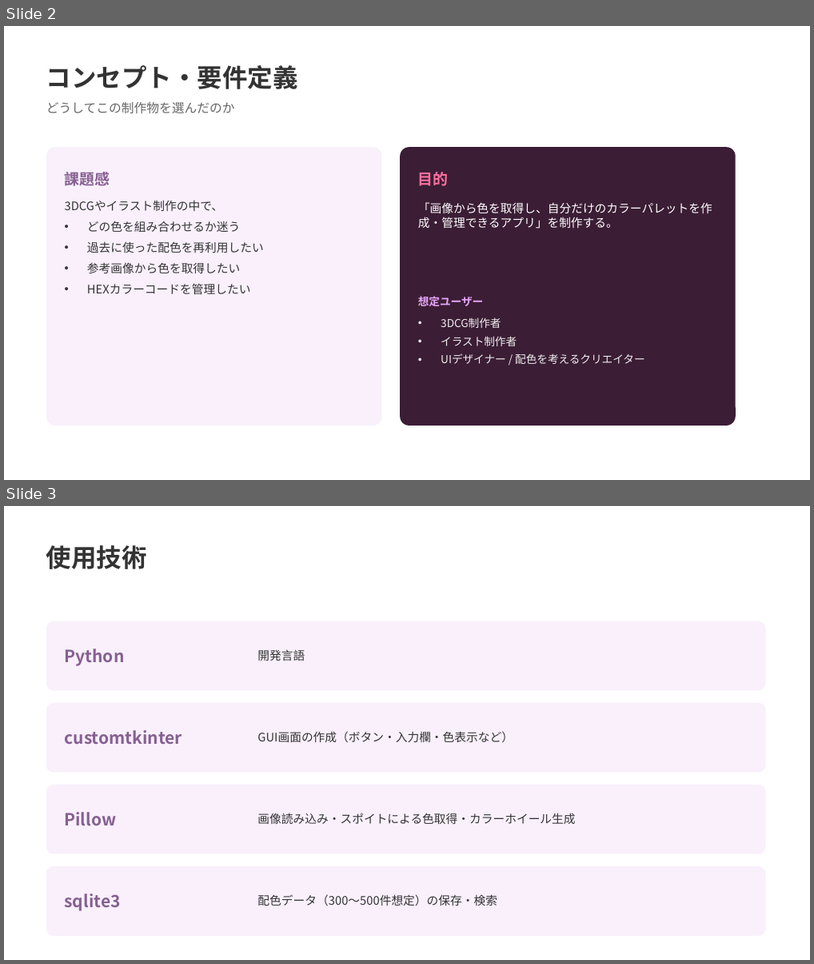
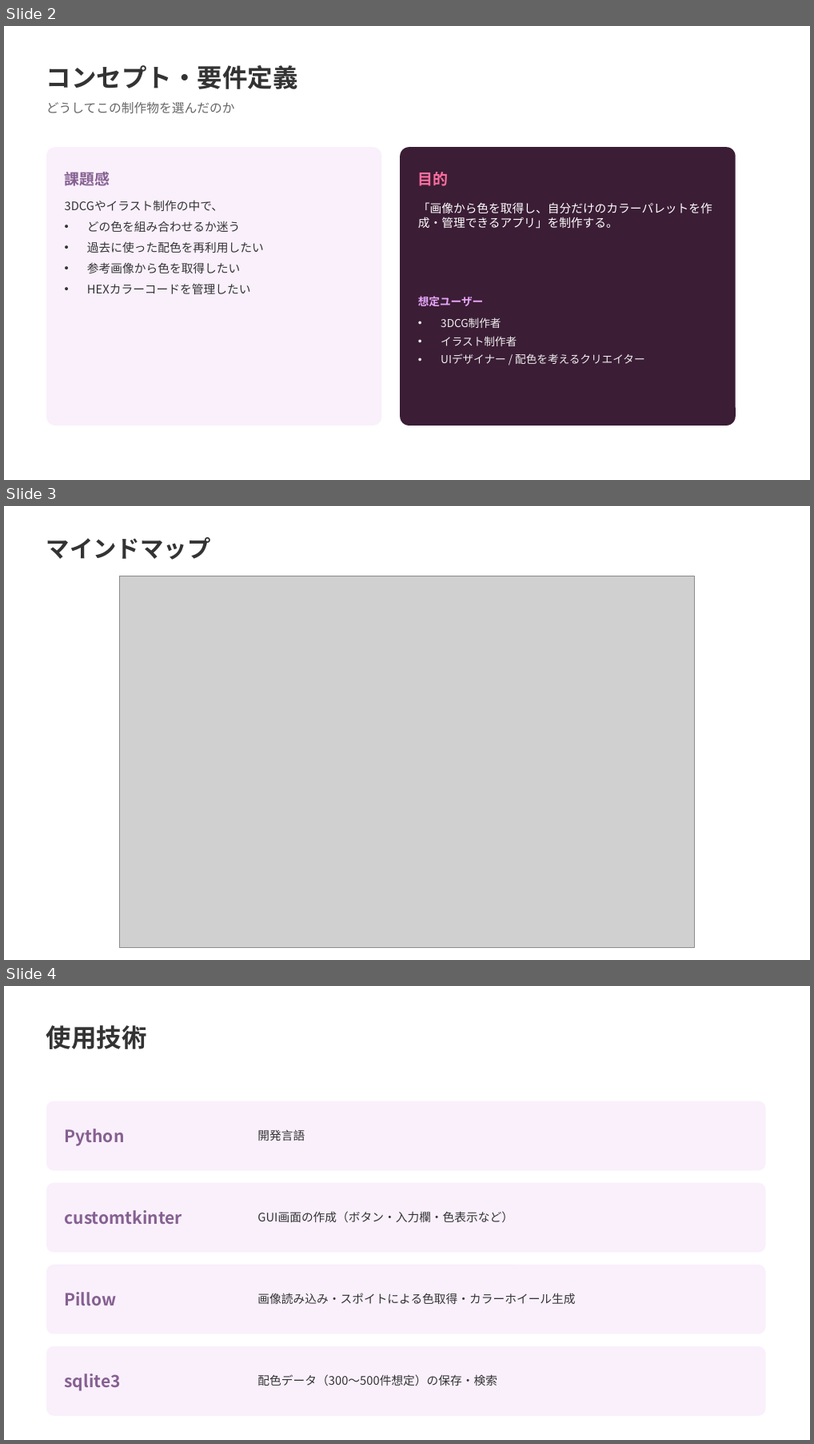
Before and after one commit to smeesun/color-palette-maker, a slide deck: COLpama_中間発表.pptx. Shown one above the other, each under a label of ours: slides 2 and 3 before the commit, slides 2, 3 and 4 after it. The pictures are 814x964 and 814x1444 pixels, drawn with LibreOffice and Linux fonts; fonts in the diff are those of the drawing; grey boxes stand for pictures. Boxes give left, top, right and bottom in pixels: in the first picture for what was removed or moved away, otherwise in the second. Text is boxed around its words. In the diff, an @@ line names an element or a change of style, - is before the commit and + after.

```diff
--- a/COLpama_中間発表.pptx
+++ b/COLpama_中間発表.pptx
@@ slide 3 added at [4,506,810,960], background #FFFFFF @@
@@ text added at [46,537,211,560], 28 pt, text #333333, bold @@
+マインドマップ
@@ picture added at [119,576,694,948] @@
@@ what was slide 3 is now slide 4 @@
```
Also in this commit, not shown: 1 other slide added, 1 slide removed, 9 other files.
